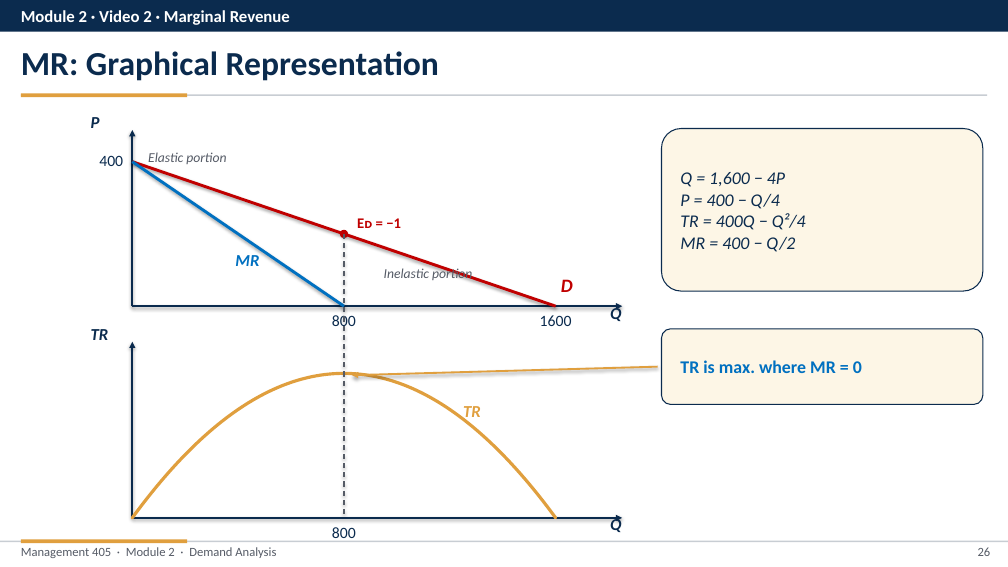
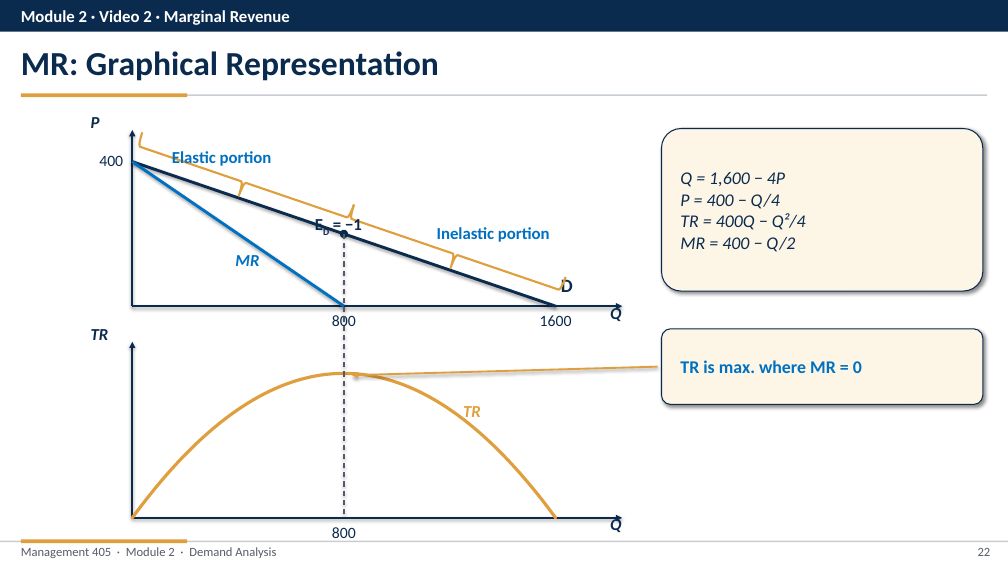
Before and after one commit to nvoigtla/Teaching, a slide deck: slide 22 of 405 Slide Revisions 2026/Module 2/Module 2 - Video Part Revised.pptx (slide 26 before the commit). Drawn at 1008x567 pixels with LibreOffice and Linux fonts; fonts in the diff are those of the drawing. Boxes give left, top, right and bottom in pixels: in the first picture for what was removed or moved away, otherwise in the second. Text is boxed around its words. In the diff, an @@ line names an element or a change of style, - is before the commit and + after.

```diff
--- a/405 Slide Revisions 2026/Module 2/Module 2 - Video Part Revised.pptx
+++ b/405 Slide Revisions 2026/Module 2/Module 2 - Video Part Revised.pptx
@@ right brace added at (x1=133, y1=133, x2=354, y2=232), outline #E09F3E 2 pt @@
@@ text "Elastic portion" moved from (x1=148, y1=152, x2=226, y2=167) to (x1=172, y1=151, x2=272, y2=168) @@
@@ text "Elastic portion" at (x1=172, y1=151, x2=272, y2=168): size 13 to 16 pt, text colour #555B66 to #0070C0, bold on, italic off @@
@@ rounded rectangle at (x1=662, y1=129, x2=983, y2=291): shadow on @@
@@ line (132, 162) - (556, 306): stroke #C00000 2.75 pt to #0B2B4E 2.75 pt @@
@@ right brace added at (x1=345, y1=204, x2=566, y2=304), outline #E09F3E 2 pt @@
@@ ellipse at (x1=340, y1=230, x2=349, y2=238): fill #C00000 to #0B2B4E @@
@@ text at (x1=345, y1=217, x2=362, y2=235): text changed; size 14 to 16 pt; text colour #C00000 to #0B2B4E @@
-Eᴅ = −1
+ED = −1
@@ text "Inelastic portion" at (x1=437, y1=227, x2=550, y2=242): size 13 to 16 pt, text colour #555B66 to #0070C0, bold on, italic off @@
@@ text "Inelastic portion" moved from (x1=384, y1=266, x2=472, y2=280) to (x1=437, y1=227, x2=550, y2=242) @@
@@ text "D" at (x1=561, y1=277, x2=573, y2=292): text colour #C00000 to #0B2B4E, italic off @@
@@ rounded rectangle at (x1=662, y1=329, x2=983, y2=405): shadow on @@
@@ page number at (x1=978, y1=548, x2=991, y2=556): text changed @@
-26
+22
```
Also in this commit, not shown: 43 other slides changed, 5 slides added, 5 slides removed, 20 other files.
